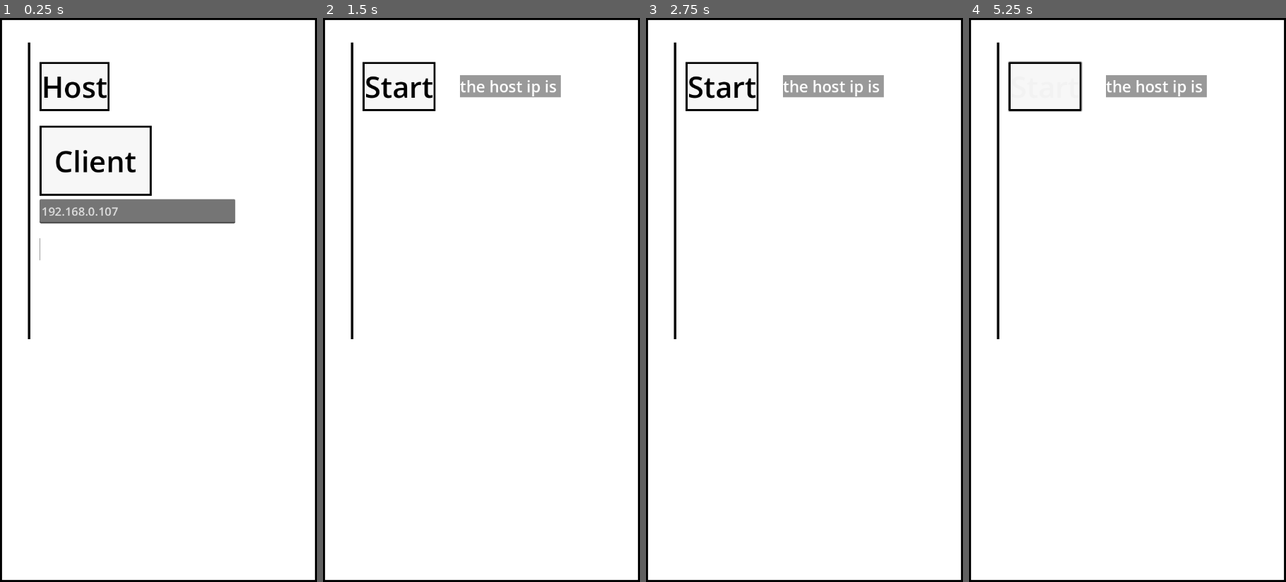
Above: before the commit, frames 1-4 (left to right).
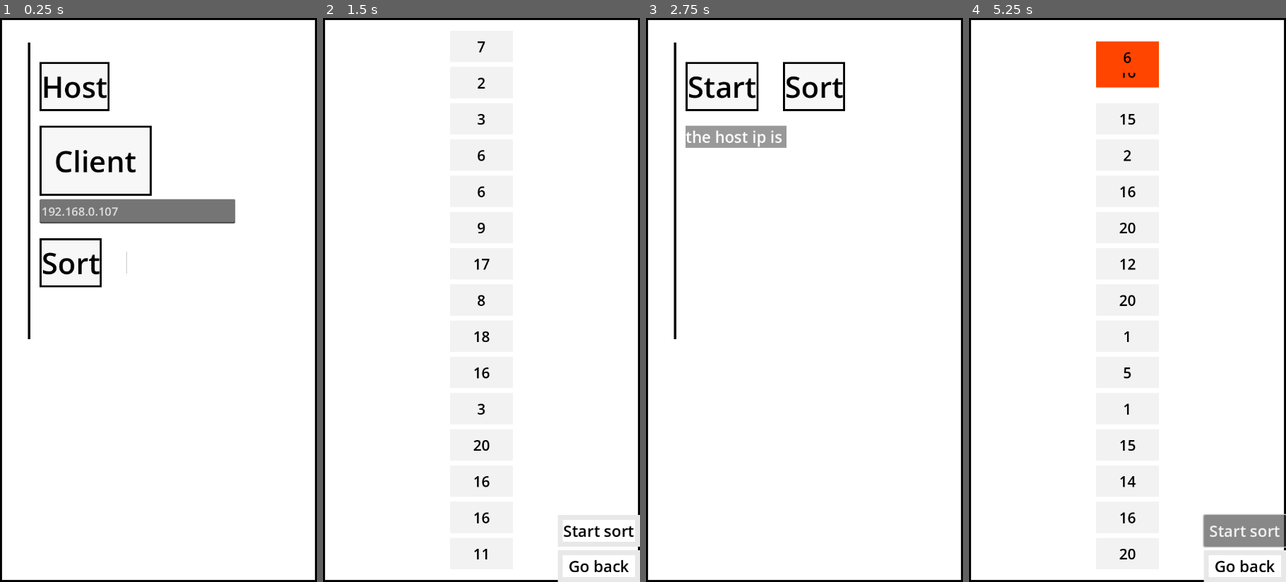
Above: after the commit, the same moments.

Repository: Owlrazum/Dots-and-Boxes
Game: Godot game, scene res://game_logic/connect.tscn
Two runs of this game, one before a commit and one after it. Both use one fixed random seed, a clock stepped at 60 frames per second and the inputs below.
Inputs (mouse positions are in pixels of both pictures, inside the frame that each line leads up to):
- Up to frame 1 (0.25 s): no input
- Up to frame 2 (1.5 s): click "Host" at 0.5 s; click (491, 85) at 1.25 s, where only the run after the commit has a clickable "Sort"
- Up to frame 3 (2.75 s): click (921, 565) at 2 s, where only the run after the commit has a clickable "Go back"
- Up to frame 4 (5.25 s): click "Start" at 2.75 s; click "Start" at 3.5 s; click (1137, 85) at 4.25 s, where only the run after the commit has a clickable "Sort"; click (1244, 531) at 5 s, where only the run after the commit has a clickable "Start sort"

The runs differ from the first frame. In frame 1, 0.6% of the frame differs, in the area x 12-41%, y 39-48%; in frame 2, 3.3%; in frame 3, 2.5%; in frame 4, 5.6%, in the area x 8-100%, y 4-100%.

Commit message:
add bubble_sort

Diff:
--- /dev/null
+++ b/game_logic/bubble_sort.gd
@@ -0,0 +1,79 @@
+class_name BubbleSort extends Node
+
+signal completed(bs)
+
+@export var swap_duration = 0.3
+@export var cards_amount = 15
+@export var cards_gap = 10
+@export var card_size = 64
+@export var card_max_value = 20
+
+@export var default_color: Color
+@export var element_cards: Array[ColorRect] = []
+
+var element_scene = preload("res://game_logic/element.tscn")
+var current_tween
+var goback = false
+
+func _ready():
+	var first = element_scene.instantiate() as ColorRect
+	add_child(first)
+	first.set_anchors_and_offsets_preset(Control.PRESET_CENTER, Control.PRESET_MODE_KEEP_SIZE)
+	var value = randi_range(1, card_max_value)
+	first.get_child(0).text = str(value)
+	element_cards.append(first)
+	var pos = first.position - cards_amount / 2 * (cards_gap + card_size) * Vector2(0, 1)
+	first.position = pos
+	for i in range(cards_amount - 1):
+		pos.y += cards_gap + card_size
+		value = randi_range(1, card_max_value)
+		element_cards.append(add_element(pos, value))
+
+func add_element(pos, value):
+	var e = element_scene.instantiate() as ColorRect
+	add_child(e)
+	e.set_anchors_and_offsets_preset(Control.PRESET_CENTER, Control.PRESET_MODE_KEEP_SIZE)
+	e.get_child(0).text = str(value)
+	e.position = pos
+	return e
+
+func on_StartSort_pressed():
+	var n = element_cards.size()
+	var swapped = true
+	while swapped:
+		swapped = false
+		for i in range(1, n):
+			var v1 = int(element_cards[i - 1].get_child(0).text)
+			if v1 > int(element_cards[i].get_child(0).text):
+				await swap(i - 1, i)
+				if goback:
+					return
+				swapped = true
+		n -= 1
+
+func swap(e1, e2):
+	var c1 = element_cards[e1]
+	var c2 = element_cards[e2]
+
+	var current_tween = get_tree().create_tween()
+	current_tween.set_ease(Tween.EASE_IN_OUT).set_trans(Tween.TRANS_QUAD).set_parallel(true)
+	current_tween.tween_callback(func():
+		c1.color = Color.ORANGE_RED
+		c2.color = Color.ORANGE_RED)
+	current_tween.chain().tween_property(c1, "position", c2.position, swap_duration)
+	current_tween.tween_property(c2, "position", c1.position, swap_duration)
+	current_tween.chain().tween_callback(func():
+		c1.color = default_color
+		c2.color = default_color)
+
+	var tc = element_cards[e1]
+	element_cards[e1] = element_cards[e2]
+	element_cards[e2] = tc
+
+	return current_tween.finished
+
+func on_GoBack_pressed():
+	if current_tween:
+		current_tween.kill()
+	goback = true
+	completed.emit(self)
--- /dev/null
+++ b/game_logic/bubble_sort.tscn
@@ -0,0 +1,57 @@
+[gd_scene load_steps=3 format=3 uid="uid://t8ed2ebkwkko"]
+
+[ext_resource type="Script" path="res://game_logic/bubble_sort.gd" id="1_owsqd"]
+
+[sub_resource type="StyleBoxFlat" id="StyleBoxFlat_obqxj"]
+bg_color = Color(1, 1, 1, 1)
+border_width_left = 10
+border_width_top = 10
+border_width_right = 10
+border_width_bottom = 10
+border_color = Color(0.909804, 0.909804, 0.909804, 1)
+
+[node name="BubbleSort" type="Control"]
+layout_mode = 3
+anchors_preset = 15
+anchor_right = 1.0
+anchor_bottom = 1.0
+grow_horizontal = 2
+grow_vertical = 2
+script = ExtResource("1_owsqd")
+default_color = Color(0.95, 0.95, 0.95, 1)
+
+[node name="StartSort" type="Button" parent="."]
+layout_mode = 1
+anchors_preset = 3
+anchor_left = 1.0
+anchor_top = 1.0
+anchor_right = 1.0
+anchor_bottom = 1.0
+offset_left = -168.0
+offset_top = -137.0
+offset_bottom = -72.0
+grow_horizontal = 0
+grow_vertical = 0
+theme_override_colors/font_color = Color(0, 0, 0, 1)
+theme_override_font_sizes/font_size = 32
+theme_override_styles/normal = SubResource("StyleBoxFlat_obqxj")
+text = "Start sort"
+
+[node name="GoBack" type="Button" parent="."]
+layout_mode = 1
+anchors_preset = 3
+anchor_left = 1.0
+anchor_top = 1.0
+anchor_right = 1.0
+anchor_bottom = 1.0
+offset_left = -168.0
+offset_top = -65.0
+grow_horizontal = 0
+grow_vertical = 0
+theme_override_colors/font_color = Color(0, 0, 0, 1)
+theme_override_font_sizes/font_size = 32
+theme_override_styles/normal = SubResource("StyleBoxFlat_obqxj")
+text = "Go back"
+
+[connection signal="pressed" from="StartSort" to="." method="on_StartSort_pressed"]
+[connection signal="pressed" from="GoBack" to="." method="on_GoBack_pressed"]
--- a/game_logic/connect.gd
+++ b/game_logic/connect.gd
@@ -6,12 +6,16 @@
 var peer = WebSocketMultiplayerPeer.new()
 var hosted: bool
 
-@onready var host = $Control/HBox/Host
-@onready var client = $Control/HBox/Client
-@onready var start = $Control/HBox/Start
+var sort_scene = preload("res://game_logic/bubble_sort.tscn")
 
-@onready var host_ip = $Control/HBox/Label as Label
-@onready var client_connect_ip = $Control/HBox/Client/LineEdit as LineEdit
+@onready var multiplayer_menu = $Multiplayer as Control
+
+@onready var host = $Multiplayer/HBox/Host
+@onready var client = $Multiplayer/HBox/Client
+@onready var start = $Multiplayer/HBox/Start
+
+@onready var host_ip = $Multiplayer/HBox/Label as Label
+@onready var client_connect_ip = $Multiplayer/HBox/Client/LineEdit as LineEdit
 
 func _init():
 	peer.supported_protocols = [PROTO_NAME]
@@ -74,6 +78,15 @@
 func on_Start_pressed():
 	goto_game_scene.rpc()
 
+func on_Sort_pressed():
+	multiplayer_menu.visible = false
+	var bs = sort_scene.instantiate() as BubbleSort
+	bs.completed.connect(on_sort_completed)
+	add_child(bs)
+
+func on_sort_completed(bs):
+	bs.queue_free()
+	multiplayer_menu.visible = true
 
 @rpc("reliable", "call_local")
 func goto_game_scene():
--- a/game_logic/connect.tscn
+++ b/game_logic/connect.tscn
@@ -30,7 +30,7 @@
 size_flags_vertical = 3
 theme_override_styles/panel = ExtResource("2_uiweq")
 
-[node name="Control" type="Control" parent="."]
+[node name="Multiplayer" type="Control" parent="."]
 layout_mode = 1
 anchors_preset = 15
 anchor_right = 1.0
@@ -38,7 +38,7 @@
 grow_horizontal = 2
 grow_vertical = 2
 
-[node name="HBox" type="HFlowContainer" parent="Control"]
+[node name="HBox" type="HFlowContainer" parent="Multiplayer"]
 layout_mode = 1
 offset_left = 81.0
 offset_top = 90.0
@@ -47,7 +47,7 @@
 theme_override_constants/h_separation = 50
 theme_override_constants/v_separation = 30
 
-[node name="Host" type="Button" parent="Control/HBox"]
+[node name="Host" type="Button" parent="Multiplayer/HBox"]
 custom_minimum_size = Vector2(100, 100)
 layout_mode = 2
 theme_override_colors/font_color = Color(0, 0, 0, 1)
@@ -55,11 +55,11 @@
 theme_override_styles/normal = ExtResource("4_03ve5")
 text = "Host"
 
-[node name="Client" type="Control" parent="Control/HBox"]
+[node name="Client" type="Control" parent="Multiplayer/HBox"]
 custom_minimum_size = Vector2(500, 200)
 layout_mode = 2
 
-[node name="Client" type="Button" parent="Control/HBox/Client"]
+[node name="Client" type="Button" parent="Multiplayer/HBox/Client"]
 custom_minimum_size = Vector2(100, 100)
 layout_mode = 1
 offset_right = 229.0
@@ -70,7 +70,7 @@
 text = "Client
 "
 
-[node name="LineEdit" type="LineEdit" parent="Control/HBox/Client"]
+[node name="LineEdit" type="LineEdit" parent="Multiplayer/HBox/Client"]
 layout_mode = 1
 anchors_preset = 2
 anchor_top = 1.0
@@ -81,7 +81,7 @@
 theme_override_font_sizes/font_size = 24
 placeholder_text = "Type the address of the host"
 
-[node name="Start" type="Button" parent="Control/HBox"]
+[node name="Start" type="Button" parent="Multiplayer/HBox"]
 visible = false
 custom_minimum_size = Vector2(100, 100)
 layout_mode = 2
@@ -90,12 +90,20 @@
 theme_override_styles/normal = ExtResource("4_03ve5")
 text = "Start"
 
-[node name="Label" type="Label" parent="Control/HBox"]
+[node name="Sort" type="Button" parent="Multiplayer/HBox"]
+custom_minimum_size = Vector2(100, 100)
+layout_mode = 2
+theme_override_colors/font_color = Color(0, 0, 0, 1)
+theme_override_font_sizes/font_size = 60
+theme_override_styles/normal = ExtResource("4_03ve5")
+text = "Sort"
+
+[node name="Label" type="Label" parent="Multiplayer/HBox"]
 layout_mode = 2
 theme_override_font_sizes/font_size = 32
 theme_override_styles/normal = SubResource("StyleBoxFlat_1d5w5")
 
-[node name="VSeparator" type="VSeparator" parent="Control"]
+[node name="VSeparator" type="VSeparator" parent="Multiplayer"]
 layout_mode = 1
 offset_left = 11.0
 offset_top = 51.0
@@ -103,6 +111,7 @@
 offset_bottom = 655.0
 theme_override_styles/separator = SubResource("StyleBoxLine_gok1o")
 
-[connection signal="pressed" from="Control/HBox/Host" to="." method="on_Host_pressed"]
-[connection signal="pressed" from="Control/HBox/Client/Client" to="." method="on_Client_pressed"]
-[connection signal="pressed" from="Control/HBox/Start" to="." method="on_Start_pressed"]
+[connection signal="pressed" from="Multiplayer/HBox/Host" to="." method="on_Host_pressed"]
+[connection signal="pressed" from="Multiplayer/HBox/Client/Client" to="." method="on_Client_pressed"]
+[connection signal="pressed" from="Multiplayer/HBox/Start" to="." method="on_Start_pressed"]
+[connection signal="pressed" from="Multiplayer/HBox/Sort" to="." method="on_Sort_pressed"]
--- /dev/null
+++ b/game_logic/element.tscn
@@ -0,0 +1,25 @@
+[gd_scene format=3 uid="uid://d0h03mitdeedw"]
+
+[node name="Element" type="ColorRect"]
+offset_right = 128.0
+offset_bottom = 64.0
+color = Color(0.95, 0.95, 0.95, 1)
+
+[node name="Label" type="Label" parent="."]
+layout_mode = 1
+anchors_preset = 8
+anchor_left = 0.5
+anchor_top = 0.5
+anchor_right = 0.5
+anchor_bottom = 0.5
+offset_left = -24.0
+offset_top = -21.0
+offset_right = 24.0
+offset_bottom = 21.0
+grow_horizontal = 2
+grow_vertical = 2
+theme_override_colors/font_color = Color(0, 0, 0, 1)
+theme_override_font_sizes/font_size = 30
+text = "0"
+horizontal_alignment = 1
+vertical_alignment = 1
